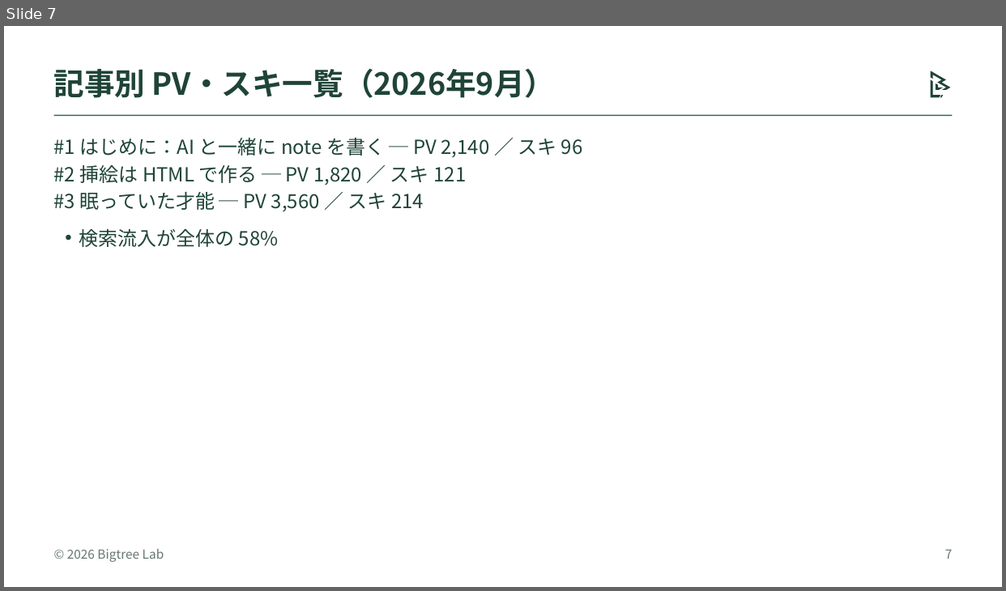
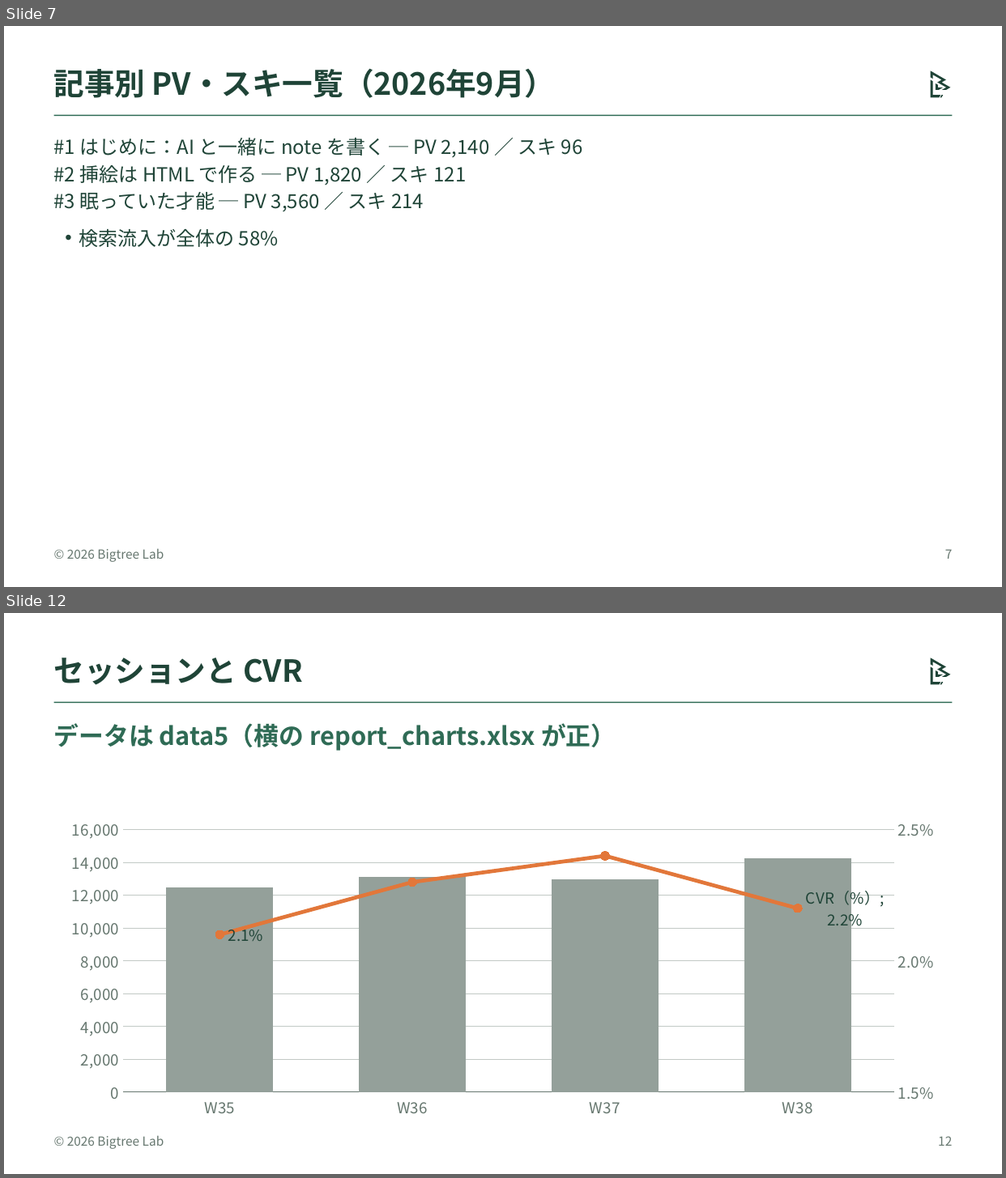
Before and after one commit to bigtree1984/office_3_apps_with_claude, a slide deck: bigtree/samples/bigtree_lab_charts.pptx. Shown one above the other, each under a label of ours: slide 7 before the commit, slides 7 and 12 after it; the slides between them are not shown. The pictures are 1006x591 and 1006x1178 pixels, drawn with LibreOffice and Linux fonts; fonts in the diff are those of the drawing. Boxes give left, top, right and bottom in pixels: in the first picture for what was removed or moved away, otherwise in the second. Text is boxed around its words. In the diff, an @@ line names an element or a change of style, - is before the commit and + after.

```diff
--- a/bigtree/samples/bigtree_lab_charts.pptx
+++ b/bigtree/samples/bigtree_lab_charts.pptx
@@ slide 12 added at box(4, 613, 1002, 1174), background #FFFFFF; not listed: 3 template elements that a slide beside it also shows @@
@@ title added at box(54, 658, 303, 685), 22 pt, text #1F4437, bold @@
+セッションと CVR
@@ text added at box(54, 723, 616, 751), 18 pt, text #2F6B55, bold @@
+データは data5（横の report_charts.xlsx が正）
@@ column chart added at box(54, 812, 952, 1124) @@
+categories: W35, W36, W37, W38
+Series 1: 12500, 13100, 13000, 14200
+CVR（%）: 0.021, 0.023, 0.024, 0.022
@@ page number added at box(938, 1136, 952, 1146), 9 pt, text #66776F @@
+12
```
Also in this commit, not shown: 3 slides changed, 4 other slides added, 13 other files.
